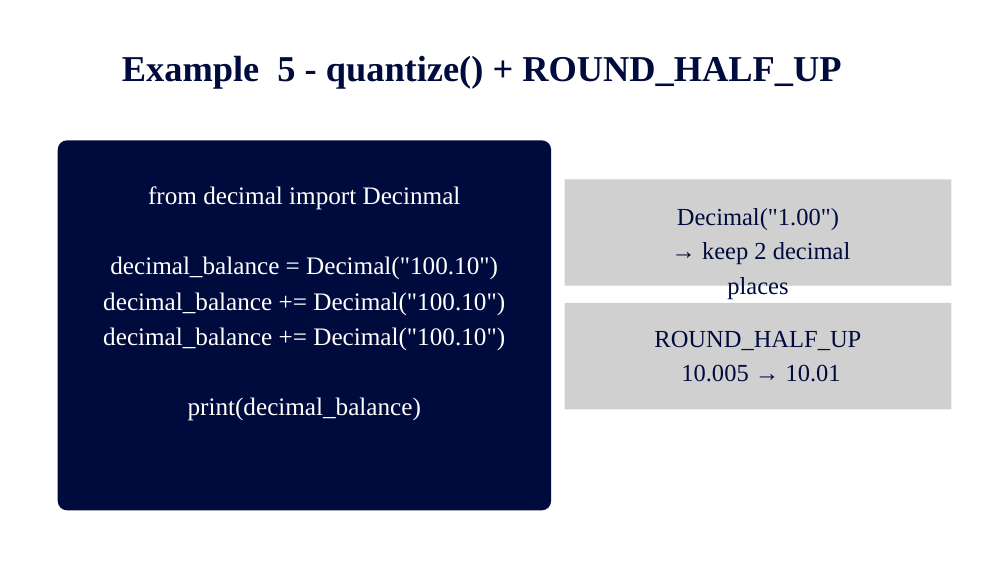
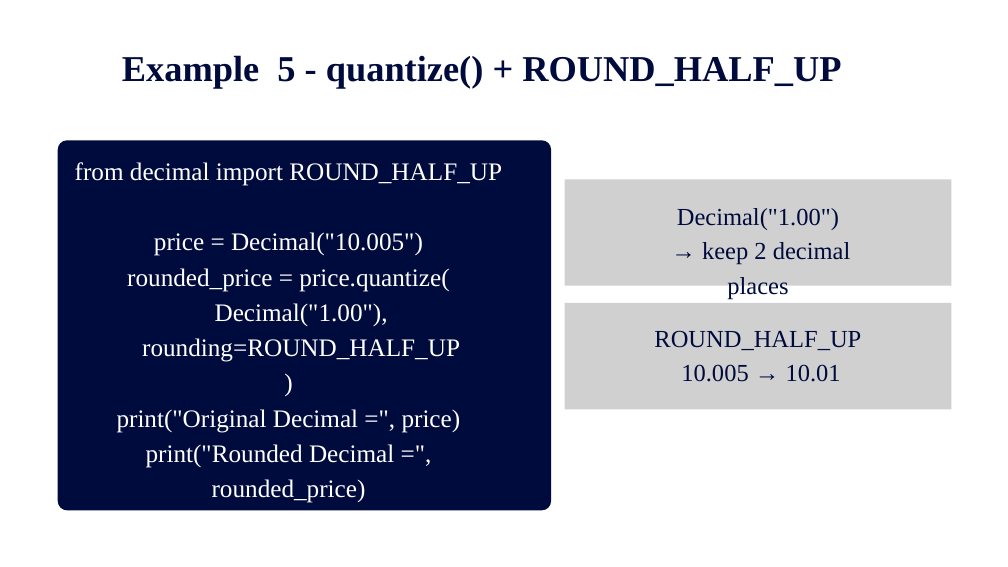
Before and after one commit to Wendy-Chen56/murachs_python_section_2, a slide deck: slide 9 of slides/chapter09_numbers_workshop.pptx. Drawn at 1008x567 pixels with LibreOffice and Linux fonts; fonts in the diff are those of the drawing; grey boxes stand for pictures. Boxes give left, top, right and bottom in pixels: in the first picture for what was removed or moved away, otherwise in the second. Text is boxed around its words. In the diff, an @@ line names an element or a change of style, - is before the commit and + after.

Commit message:
Update Chapter 9 presentation

```diff
--- a/slides/chapter09_numbers_workshop.pptx
+++ b/slides/chapter09_numbers_workshop.pptx
@@ text at box(75, 162, 502, 503): text changed @@
-from decimal import Decinmal
-decimal_balance = Decimal("100.10")
-decimal_balance += Decimal("100.10")
-decimal_balance += Decimal("100.10")
-print(decimal_balance)
+from decimal import ROUND_HALF_UP
+price = Decimal("10.005")
+rounded_price = price.quantize(
+Decimal("1.00"),
+rounding=ROUND_HALF_UP
+)
+print("Original Decimal =", price)
+print("Rounded Decimal =", rounded_price)
```
